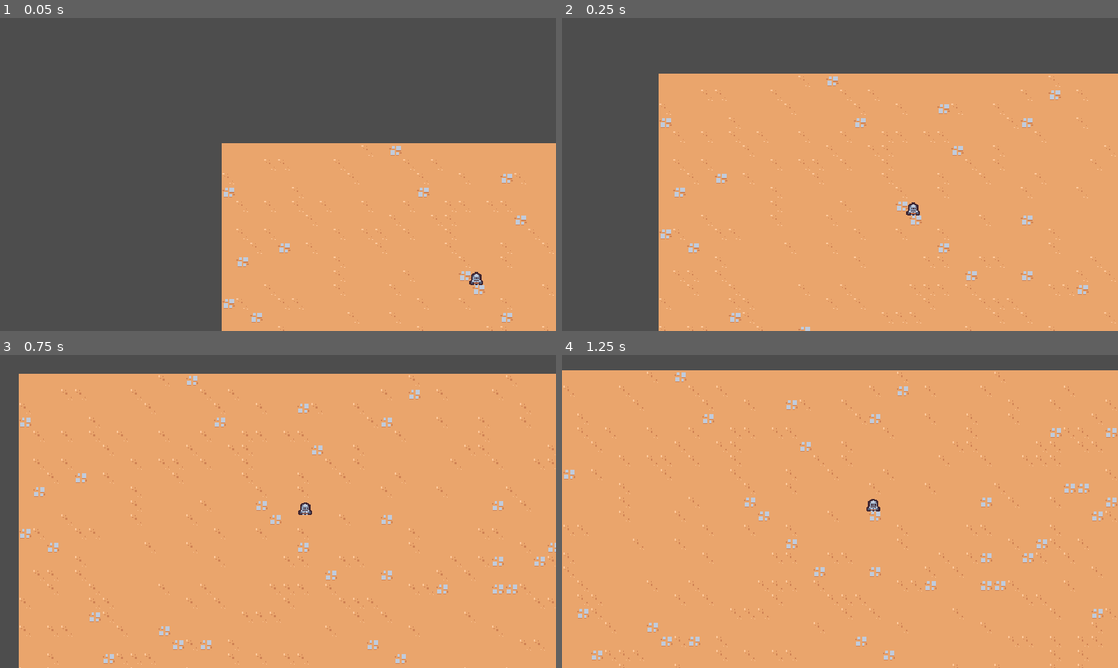
Above: before the commit, frames 1-4 (two rows, left to right).
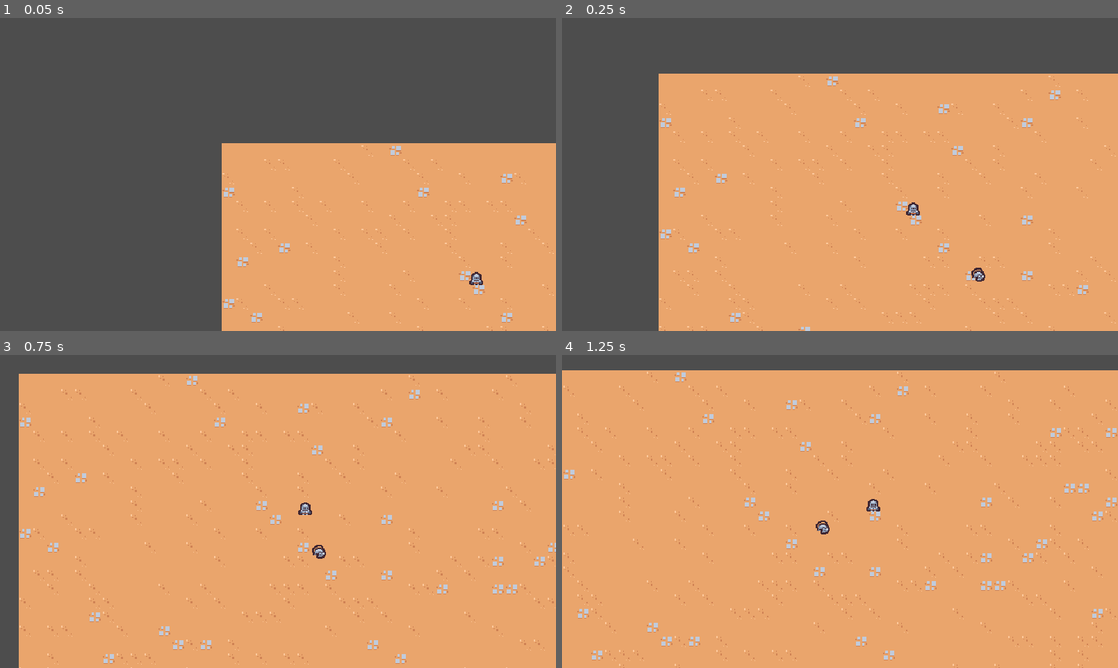
Above: after the commit, the same moments.

Repository: notKamui/Survivors2D
Game: Godot game, scene res://scenes/main/main.tscn
Two runs of this game, one before a commit and one after it. Both use one fixed random seed, a clock stepped at 60 frames per second and the inputs below.
Inputs:
- Up to frame 1 (0.05 s): no input
- Up to frame 2 (0.25 s): no input
- Up to frame 3 (0.75 s): hold D (move_right) from 0.53 s (still down)
- Up to frame 4 (1.25 s): keep holding D (move_right)

Frame 1 is identical in both runs. In frame 2, less than 0.1% of the frame differs, in the area x 73-77%, y 79-85%; in frame 3, less than 0.1%; in frame 4, less than 0.1%.

Commit message:
Added sword

Diff:
--- a/project.godot
+++ b/project.godot
@@ -21,6 +21,13 @@
 "name": "Env",
 "scenes": [{
 "scene": "res://scenes/game_camera/game_camera.tscn"
+}],
+"scroll": 0
+}, {
+"name": "Enemy",
+"scenes": [{
+"custom_texture": "res://scenes/basic_enemy/basic_enemy.png",
+"scene": "res://scenes/basic_enemy/basic_enemy.tscn"
 }],
 "scroll": 0
 }]
--- /dev/null
+++ b/scenes/ability/sword/sword_ability.tscn
@@ -0,0 +1,9 @@
+[gd_scene load_steps=2 format=3 uid="uid://cnyybkkbtllyp"]
+
+[ext_resource type="Texture2D" uid="uid://cog6jiqxls2hj" path="res://scenes/ability/sword/sword.png" id="1_1v1a4"]
+
+[node name="SwordAbility" type="Node2D"]
+
+[node name="Sprite2D" type="Sprite2D" parent="."]
+texture = ExtResource("1_1v1a4")
+offset = Vector2(0, -4)
--- /dev/null
+++ b/scenes/basic_enemy/basic_enemy.gd
@@ -0,0 +1,16 @@
+extends CharacterBody2D
+
+@export var max_speed := 75
+
+
+func _process(delta: float):
+	var direction = get_direction_to_player()
+	velocity = direction * max_speed * Timing.process_delta(delta)
+	move_and_slide()
+
+
+func get_direction_to_player():
+	var player_node := get_tree().get_first_node_in_group("player") as Node2D
+	return (player_node.global_position - global_position).normalized()\
+		if is_instance_valid(player_node)\
+		else Vector2.ZERO
--- /dev/null
+++ b/scenes/basic_enemy/basic_enemy.tscn
@@ -0,0 +1,19 @@
+[gd_scene load_steps=4 format=3 uid="uid://kav78js6w7qx"]
+
+[ext_resource type="Texture2D" uid="uid://duyrgwgh4t44w" path="res://scenes/basic_enemy/basic_enemy.png" id="1_5wwua"]
+[ext_resource type="Script" path="res://scenes/basic_enemy/basic_enemy.gd" id="1_ic0nv"]
+
+[sub_resource type="CircleShape2D" id="CircleShape2D_0bu0p"]
+radius = 5.0
+
+[node name="BasicEnemy" type="CharacterBody2D"]
+collision_layer = 0
+script = ExtResource("1_ic0nv")
+
+[node name="Sprite2D" type="Sprite2D" parent="."]
+texture = ExtResource("1_5wwua")
+offset = Vector2(0, -4)
+
+[node name="CollisionShape2D" type="CollisionShape2D" parent="."]
+position = Vector2(0, -5)
+shape = SubResource("CircleShape2D_0bu0p")
--- a/scenes/main/main.tscn
+++ b/scenes/main/main.tscn
@@ -1,8 +1,9 @@
-[gd_scene load_steps=4 format=3 uid="uid://c6duk8q4mmxj8"]
+[gd_scene load_steps=5 format=3 uid="uid://c6duk8q4mmxj8"]
 
 [ext_resource type="TileSet" uid="uid://dvhk2652vs6h" path="res://resources/tileset.tres" id="1_o75qh"]
 [ext_resource type="PackedScene" uid="uid://c1xdt7gn66m8p" path="res://scenes/game_camera/game_camera.tscn" id="1_ptjwd"]
 [ext_resource type="PackedScene" uid="uid://bcy7sunx7x1r7" path="res://scenes/player/player.tscn" id="1_ruhmo"]
+[ext_resource type="PackedScene" uid="uid://kav78js6w7qx" path="res://scenes/basic_enemy/basic_enemy.tscn" id="4_2t1yi"]
 
 [node name="Main" type="Node"]
 
@@ -15,3 +16,6 @@
 
 [node name="Player" parent="." instance=ExtResource("1_ruhmo")]
 position = Vector2(293, 163)
+
+[node name="BasicEnemy" parent="." instance=ExtResource("4_2t1yi")]
+position = Vector2(381, 247)
--- a/scenes/player/player.gd
+++ b/scenes/player/player.gd
@@ -4,13 +4,13 @@
 
 
 func _process(delta: float):
-	var movement_vector = _get_movement_vector()
+	var movement_vector = get_movement_vector()
 	var direction = movement_vector.normalized()
 	velocity = direction * max_speed * Timing.process_delta(delta)
 	move_and_slide()
 
 
-func _get_movement_vector() -> Vector2:
+func get_movement_vector() -> Vector2:
 	return Input.get_vector(
 		"move_left",
 		"move_right",
--- a/scenes/player/player.tscn
+++ b/scenes/player/player.tscn
@@ -7,6 +7,7 @@
 radius = 5.0
 
 [node name="Player" type="CharacterBody2D" groups=["player"]]
+collision_layer = 0
 script = ExtResource("1_ogxr1")
 
 [node name="Sprite2D" type="Sprite2D" parent="."]
Binary file added: scenes/ability/sword/sword.png
Not shown, added: scenes/ability/sword/sword.png.import
Binary file added: scenes/basic_enemy/basic_enemy.png
Not shown, added: scenes/basic_enemy/basic_enemy.png.import
